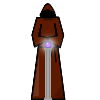
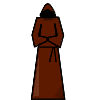
Comparing the layer stacks of the two 100px x 100px images. Changes:
removed layer "Layer 13" over [34, 31, 62, 100]
